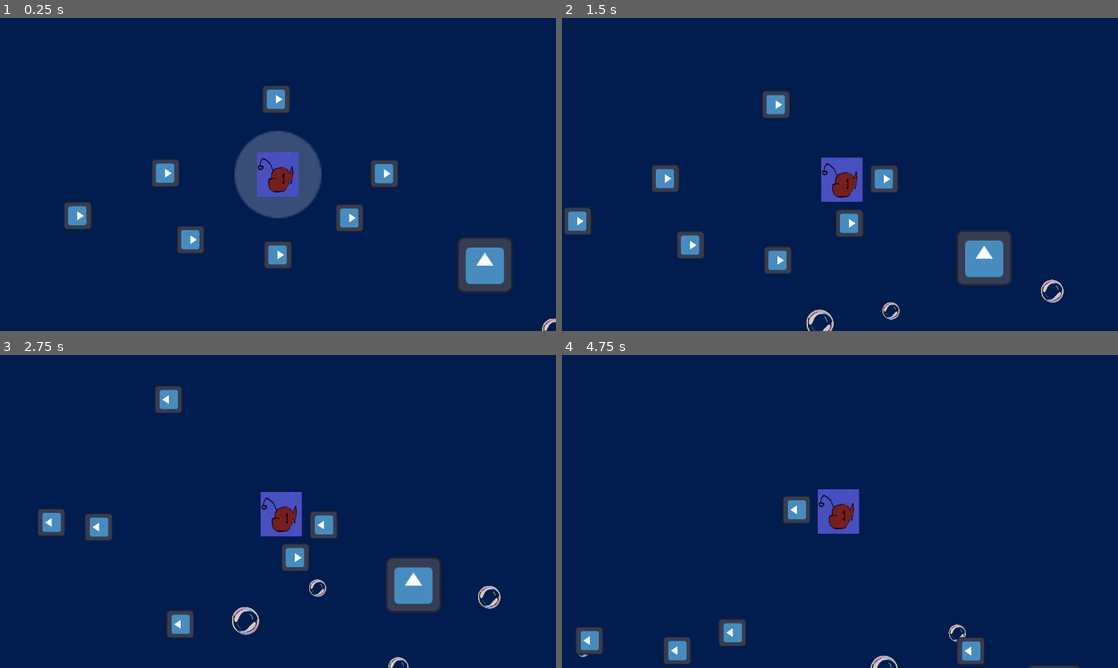
Above: before the commit, frames 1-4 (two rows, left to right).
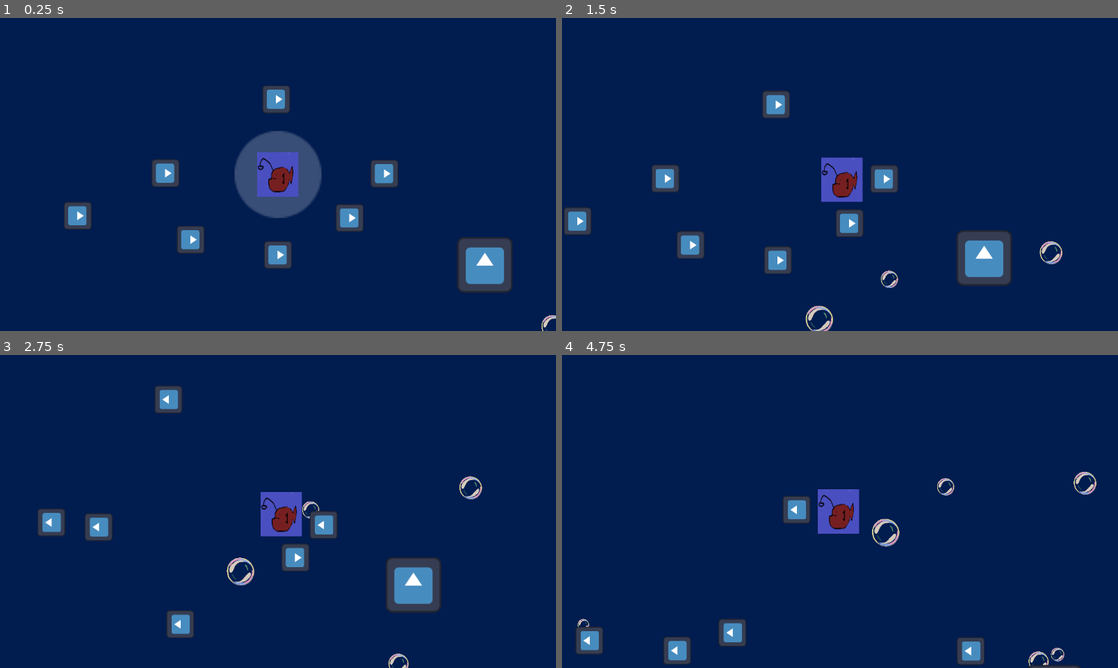
Above: after the commit, the same moments.

Repository: JeromeIsntDev/OceanX_HKthon_BioEvanescence
Game: Godot game, scene res://scenes/main.tscn
Same seed, same stepped clock (60 frames per second), same inputs: the game is played once before the commit and once after it. The engine's default icon, where the game draws it, is replaced by a stand-in: a white triangle on a blue panel in a dark square.
Inputs:
- Up to frame 1 (0.25 s): no input
- Up to frame 2 (1.5 s): hold D (ui_right) 0.53-1.28 s; hold S (ui_down) from 1.28 s (still down)
- Up to frame 3 (2.75 s): release S (ui_down) at 2.03 s; hold D (ui_right) from 2.03 s (still down)
- Up to frame 4 (4.75 s): release D (ui_right) at 2.78 s; hold W (ui_up) 2.78-3.53 s; hold A (ui_left) from 3.53 s (still down)

The runs differ from the first frame. In frame 1, less than 0.1% of the frame differs, in the area x 97-100%, y 94-100%; in frame 2, 0.7%; in frame 3, 0.9%, in the area x 40-91%, y 38-100%; in frame 4, 0.7%.

Commit message:
bubbles go higher

Diff:
--- a/scenes/main.tscn
+++ b/scenes/main.tscn
@@ -8,12 +8,13 @@
 [ext_resource type="PackedScene" uid="uid://cqhygjuvn3e6q" path="res://scenes/lvl1_prey.tscn" id="4_jyhfs"]
 
 [sub_resource type="ParticleProcessMaterial" id="ParticleProcessMaterial_o6xl0"]
+lifetime_randomness = 0.01
 particle_flag_disable_z = true
 emission_shape = 3
 emission_box_extents = Vector3(900, 1, 1)
 initial_velocity_min = 20.0
 initial_velocity_max = 50.0
-gravity = Vector3(0, -200, 0)
+gravity = Vector3(0, -500, 0)
 scale_min = 0.01
 scale_max = 0.049999997
 turbulence_enabled = true
